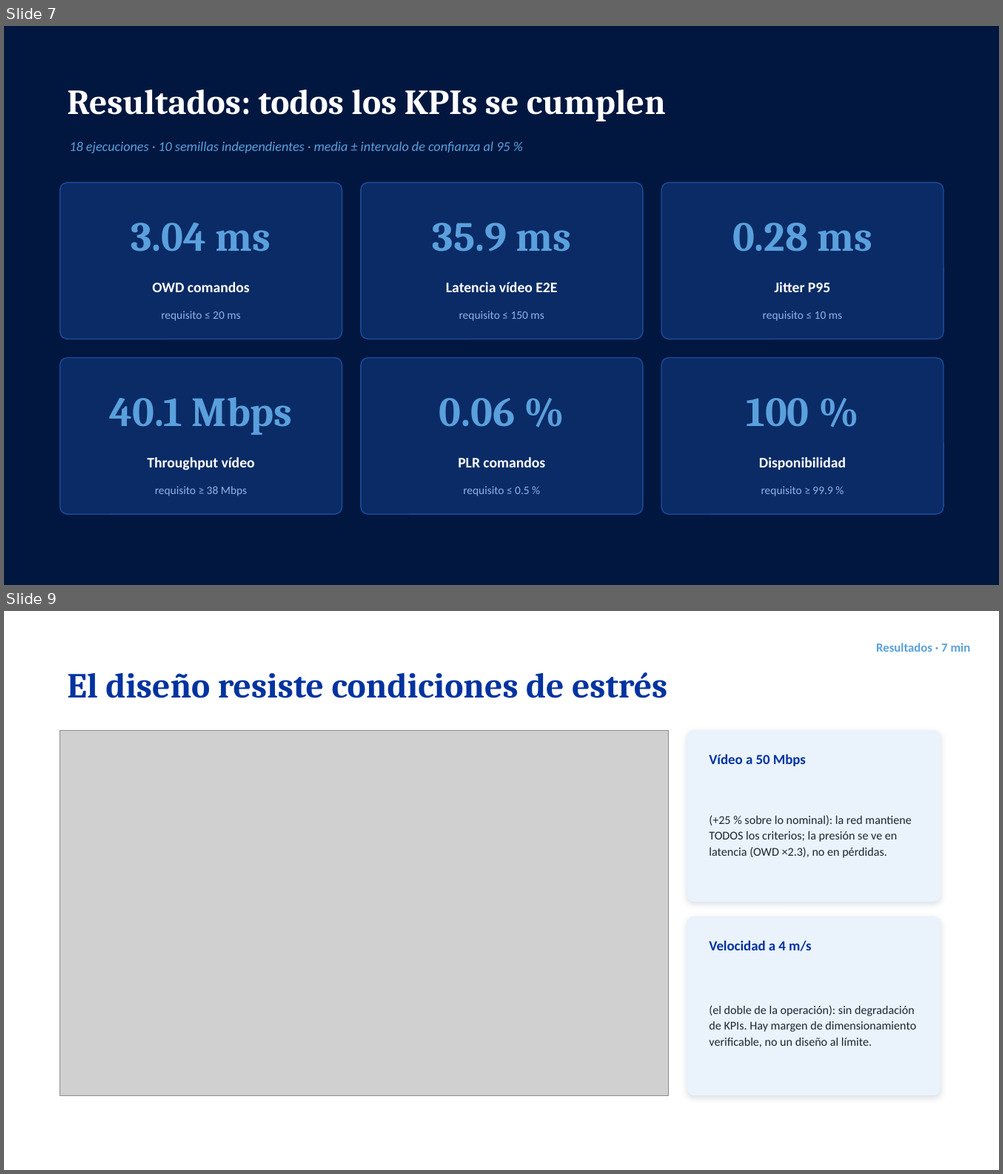
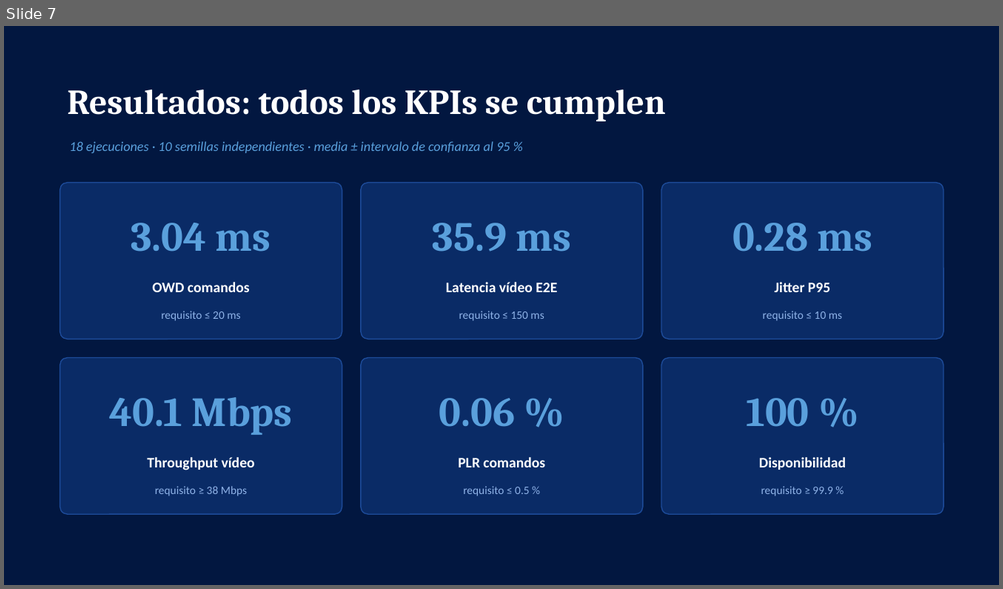
Before and after one commit to AdrianLopez012/tesis-lhd-802.11ac, a slide deck: fase4/presentacion/sustentacion_tesis.pptx. Shown one above the other, each under a label of ours: slides 7 and 9 before the commit, slide 7 after it; the slides between them are not shown. The pictures are 1003x1174 and 1003x589 pixels, drawn with LibreOffice and Linux fonts; fonts in the diff are those of the drawing; grey boxes stand for pictures. Boxes give left, top, right and bottom in pixels: in the first picture for what was removed or moved away, otherwise in the second. Text is boxed around its words. In the diff, an @@ line names an element or a change of style, - is before the commit and + after.

```diff
--- a/fase4/presentacion/sustentacion_tesis.pptx
+++ b/fase4/presentacion/sustentacion_tesis.pptx
@@ slide 9 removed at (4,611,999,1170), background #FFFFFF @@
@@ text removed at (876,643,970,652) @@
-Resultados · 7 min
@@ text removed at (67,672,667,698) @@
-El diseño resiste condiciones de estrés
@@ picture removed at (60,730,668,1096) @@
@@ rounded rectangle removed at (687,730,940,902) @@
@@ text removed at (708,754,805,766) @@
-Vídeo a 50 Mbps
@@ text removed at (708,815,910,858) @@
-(+25 % sobre lo nominal): la red mantiene TODOS los criterios; la presión se ve en latencia (OWD ×2.3), no en pérdidas.
@@ rounded rectangle removed at (687,917,940,1096) @@
@@ text removed at (708,940,811,951) @@
-Velocidad a 4 m/s
@@ text removed at (708,1005,916,1048) @@
-(el doble de la operación): sin degradación de KPIs. Hay margen de dimensionamiento verificable, no un diseño al límite.
```
Also in this commit, not shown: 10 slides changed, 1 slide added, 11 other files.
